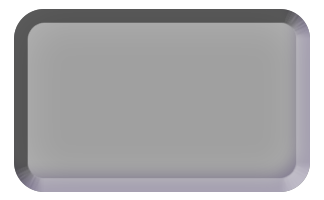
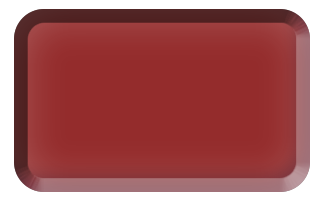
Comparing the layer stacks of the two 324x200 images. Changes:
pixels changed over [14, 9, 310, 192] (layer not identified)
